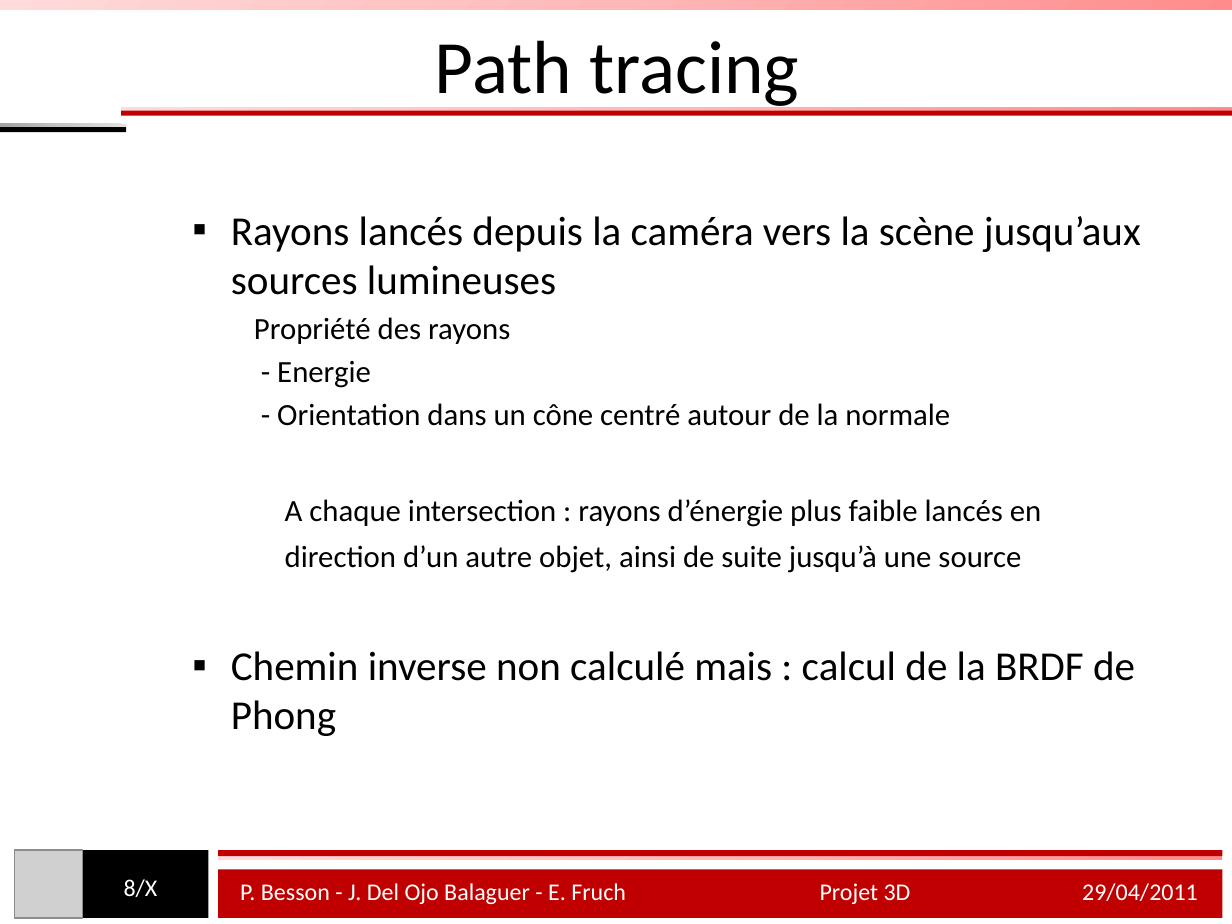
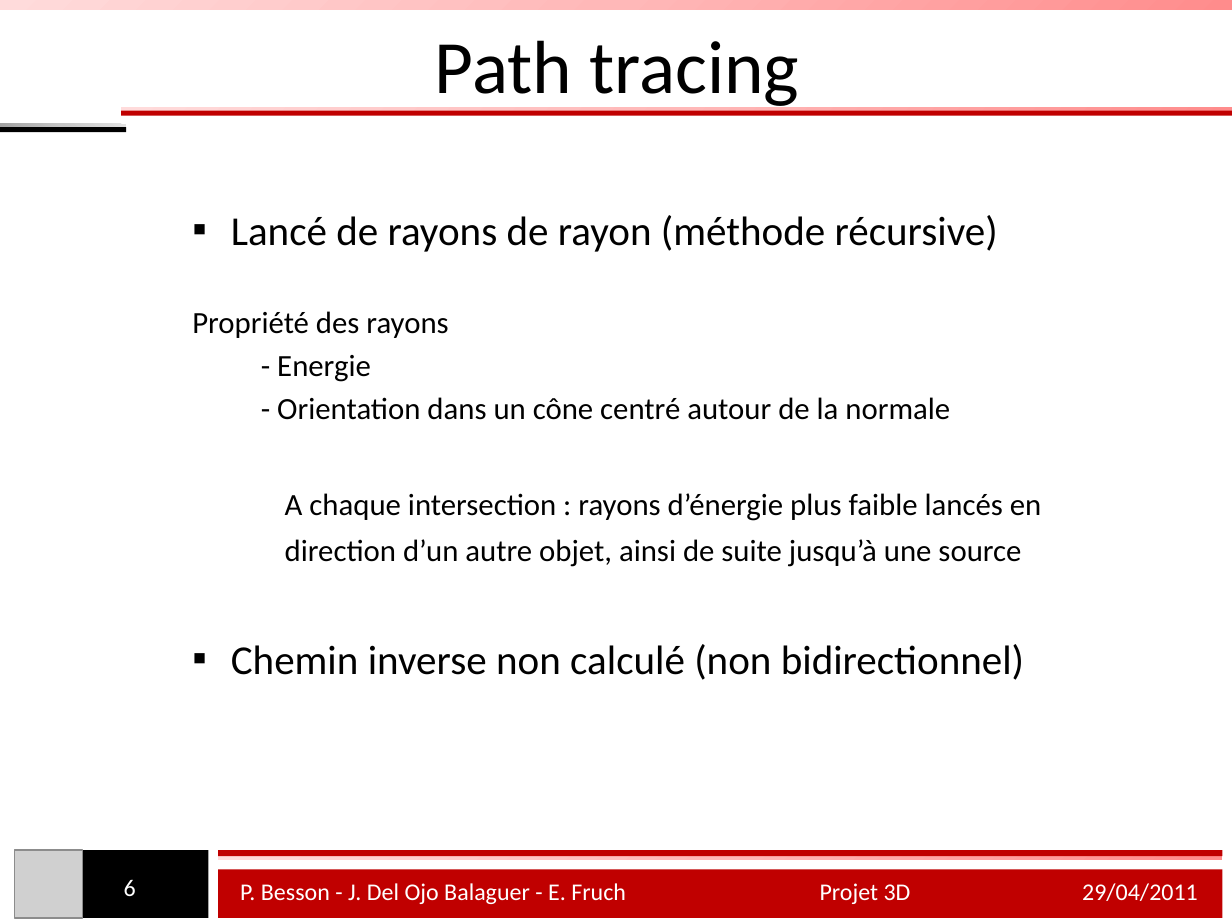
Before and after one commit to pierr/Projet3D, a slide deck: slide 6 of raymini/Presentation.pptx (slide 8 before the commit). Drawn at 1232x924 pixels with LibreOffice and Linux fonts; fonts in the diff are those of the drawing; grey boxes stand for pictures. Boxes give left, top, right and bottom in pixels: in the first picture for what was removed or moved away, otherwise in the second. Text is boxed around its words. In the diff, an @@ line names an element or a change of style, - is before the commit and + after.

```diff
--- a/raymini/Presentation.pptx
+++ b/raymini/Presentation.pptx
@@ text at box(231, 215, 998, 252): text changed @@
-  ▪ Rayons lancés depuis la caméra vers la scène jusqu’aux sources lumineuses
+  ▪ Lancé de rayons de rayon (méthode récursive)
@@ text at box(192, 311, 448, 338): list level 3 to 2 in "Propriété des rayons" @@
@@ text at box(231, 644, 1024, 680): text changed @@
-  ▪ Chemin inverse non calculé mais : calcul de la BRDF de Phong
+  ▪ Chemin inverse non calculé (non bidirectionnel)
@@ page number at box(124, 879, 136, 896): text changed @@
-8/X
+6
```
Also in this commit, not shown: 6 other slides changed, 3 slides removed.
